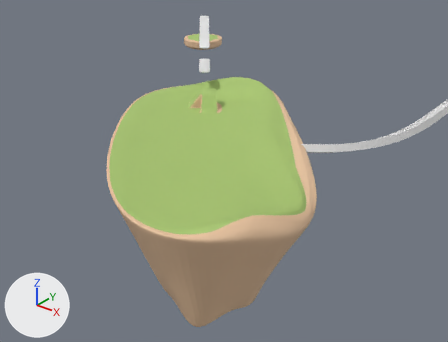
The FBX model Assets/FBX/level_geometry/1-1_isle.fbx: old version first, new version second.
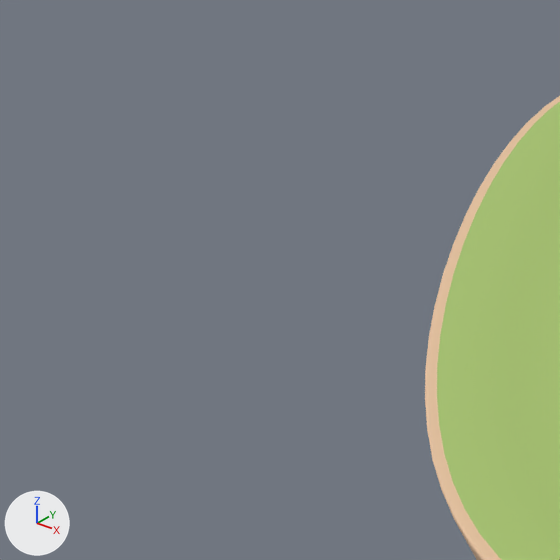
Old and new are each drawn from a 50 mm lens placed at (-55.3, -465.1, 82.3), pointed at (-172.1, -319.1, -8.1) and again close up on the part from 1% to 31% of the width and 22% to 62% of the height. The lights are fixed; the arrows at lower left show +X, +Y and +Z. Where no turn or scale is listed for an object, it has been applied to the vertices.

Objects in the first close-up: 'Isle 2'.
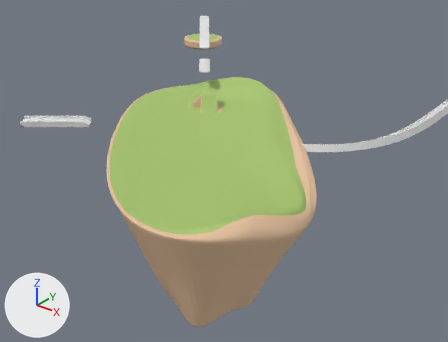
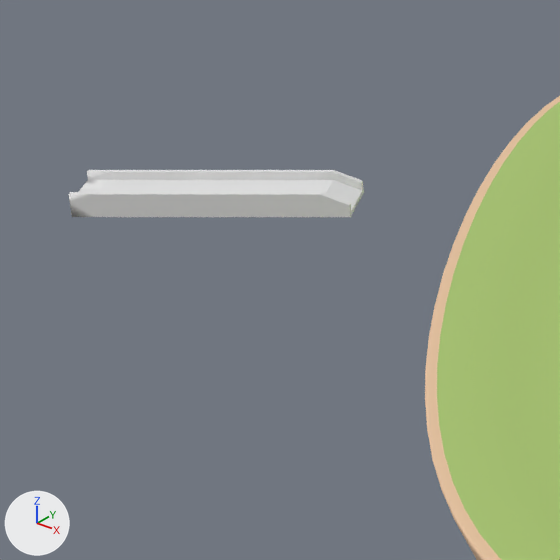
Pixel boxes (x1, y1, x2, y2) of what changed, in the close-ups (560 x 560 px):
'Track 2 - Road', added
    after: (68, 170, 364, 217)

Edits to the bpy script that builds the scene:
```text
Add me_cube_009:
    me_cube_009.from_pydata(...)  # 168 vertices, 194 faces; spans x -12.2..8.7, y -10.3..7.9, z -0.6..1.3
Add ob_track_2___road:
    ob_track_2___road = bpy.data.objects.new('Track 2 - Road', me_cube_009)
    ob_track_2___road.location = (-218.54, -347.26, 6.44)
```
